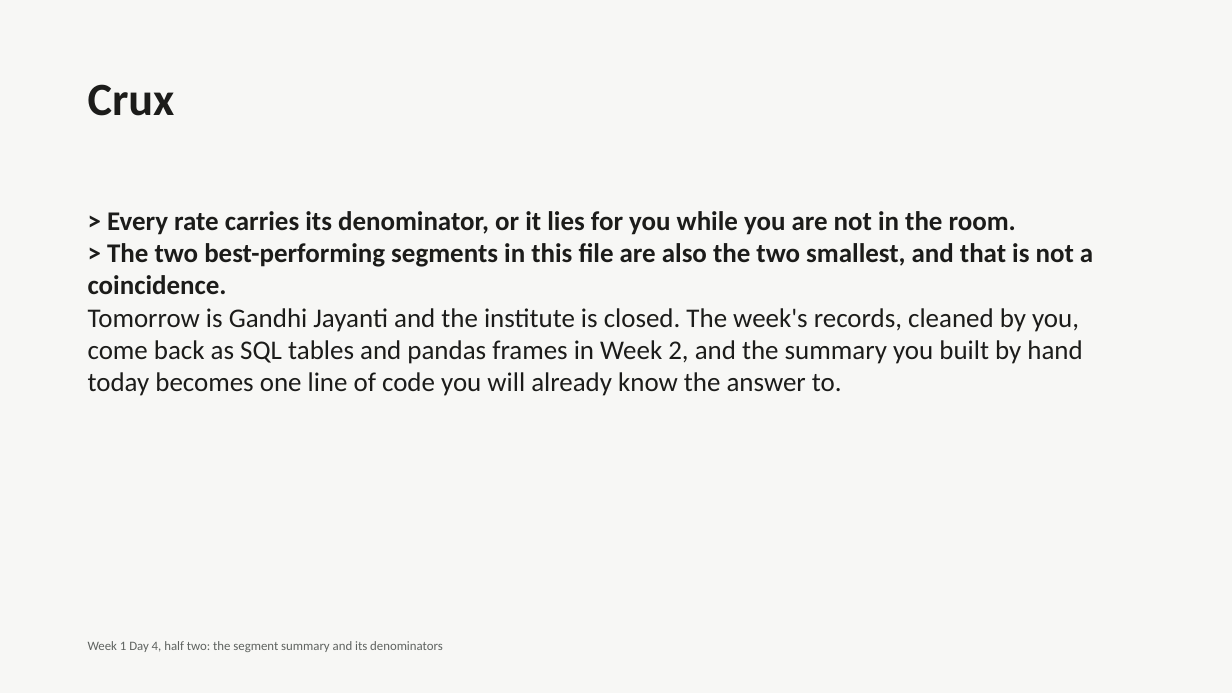
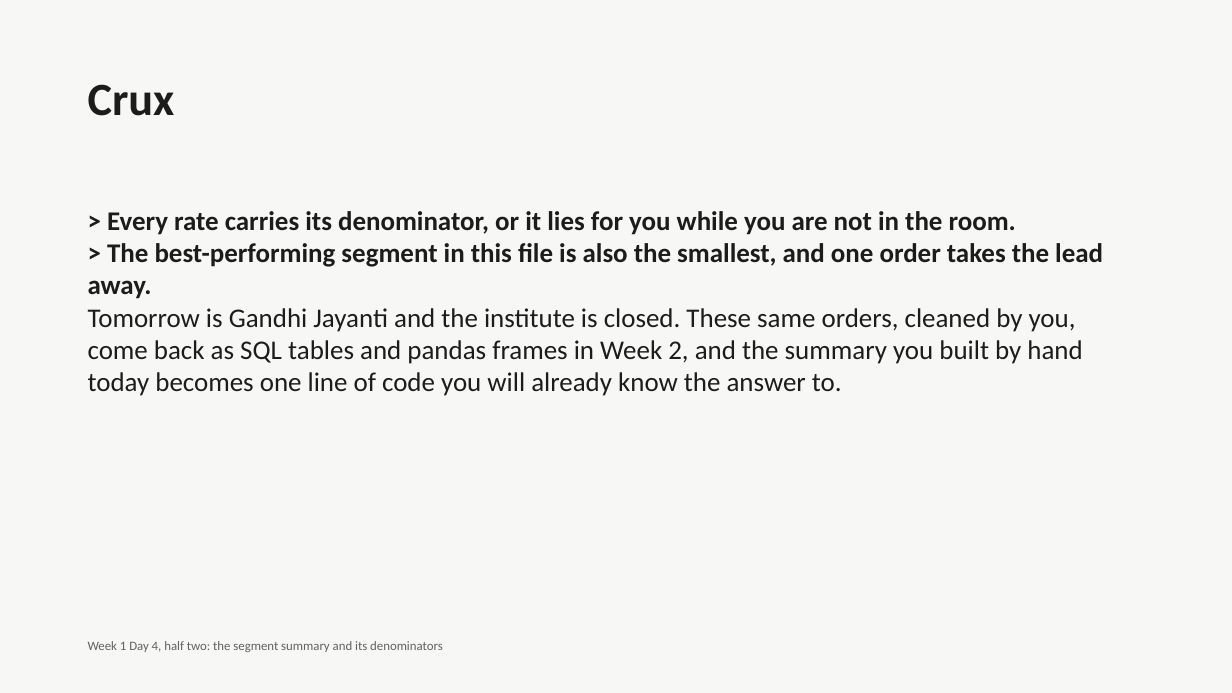
Before and after one commit to fde-academy-lab/c2-content-factory, a slide deck: slide 29 of content/W01/D4/C2_W01_D04_deck_half2_STUDENT.pptx (slide 28 before the commit). Drawn at 1232x693 pixels with LibreOffice and Linux fonts; fonts in the diff are those of the drawing. Boxes give left, top, right and bottom in pixels: in the first picture for what was removed or moved away, otherwise in the second. Text is boxed around its words. In the diff, an @@ line names an element or a change of style, - is before the commit and + after.

```diff
--- a/content/W01/D4/C2_W01_D04_deck_half2_STUDENT.pptx
+++ b/content/W01/D4/C2_W01_D04_deck_half2_STUDENT.pptx
@@ text at (88,243,1103,396): text changed @@
-> The two best-performing segments in this file are also the two smallest, and that is not a coincidence.
-Tomorrow is Gandhi Jayanti and the institute is closed. The week's records, cleaned by you, come back as SQL tables and pandas frames in Week 2, and the summary you built by hand today becomes one line of code you will already know the answer to.
+> The best-performing segment in this file is also the smallest, and one order takes the lead away.
+Tomorrow is Gandhi Jayanti and the institute is closed. These same orders, cleaned by you, come back as SQL tables and pandas frames in Week 2, and the summary you built by hand today becomes one line of code you will already know the answer to.
```
Also in this commit, not shown: 25 other slides changed, 1 slide added, 24 other files.
